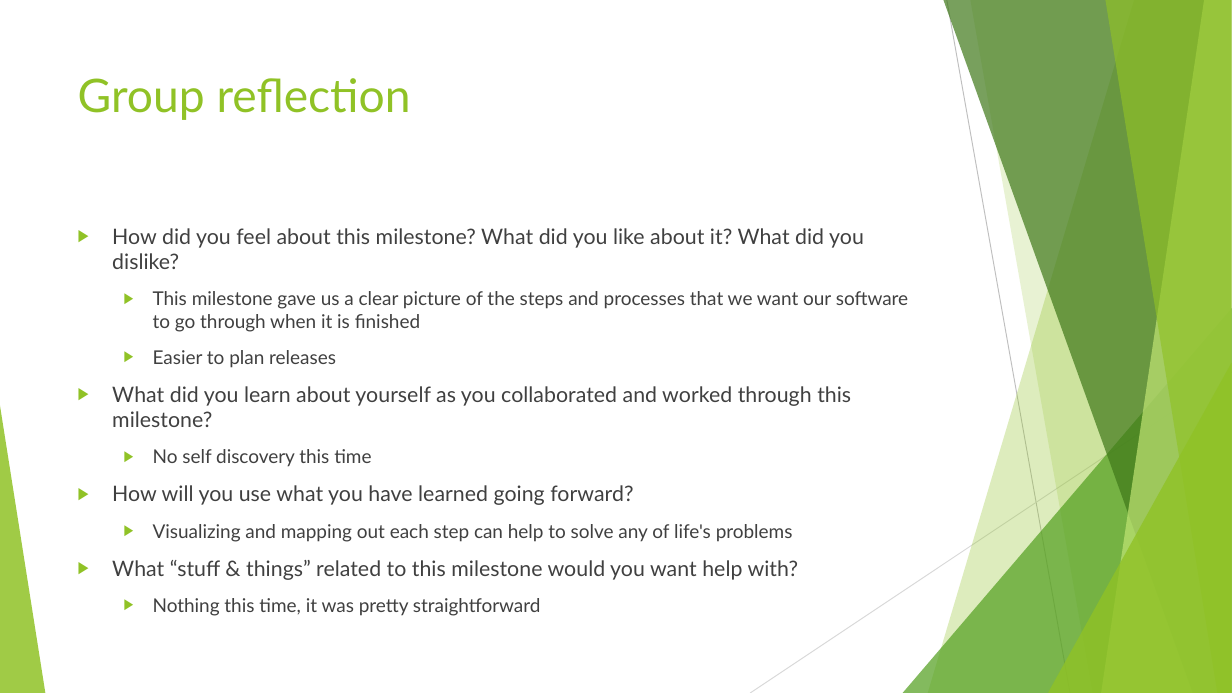
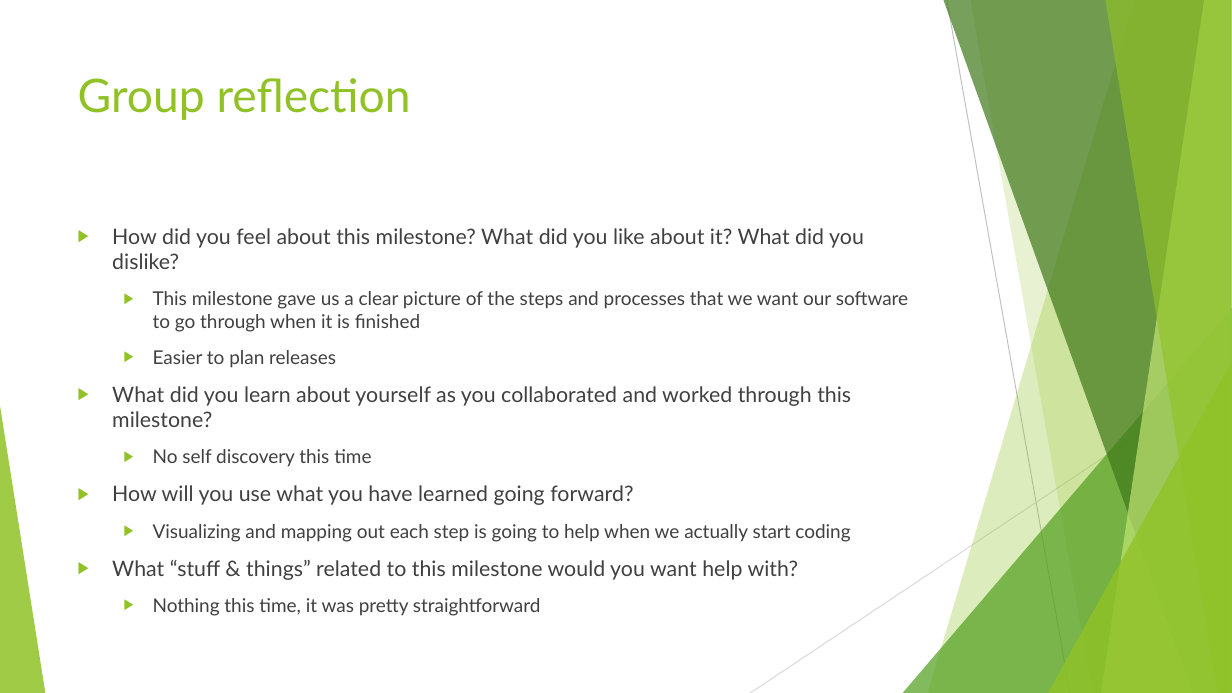
Before and after one commit to minbarix/ense470project, a slide deck: slide 5 of Milestone3.ppt. Drawn at 1232x693 pixels with LibreOffice and Linux fonts; fonts in the diff are those of the drawing. Boxes give left, top, right and bottom in pixels: in the first picture for what was removed or moved away, otherwise in the second. Text is boxed around its words. In the diff, an @@ line names an element or a change of style, - is before the commit and + after.

Commit message:
Thanks

```diff
--- a/Milestone3.ppt
+++ b/Milestone3.ppt
@@ text at [153,524,850,542]: text changed @@
-  ▶ Visualizing and mapping out each step can help to solve any of life's problems
+  ▶ Visualizing and mapping out each step is going to help when we actually start coding
```
